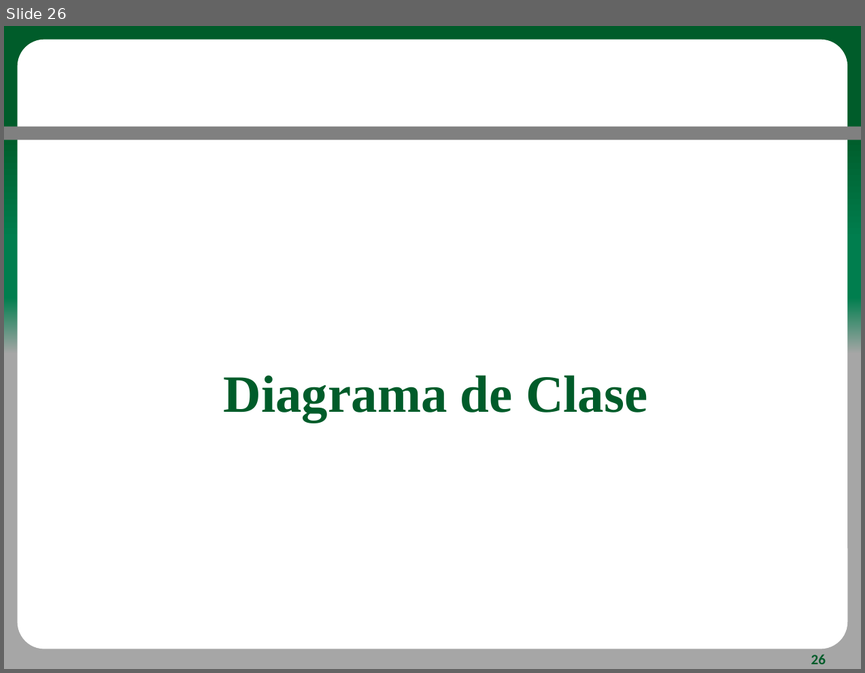
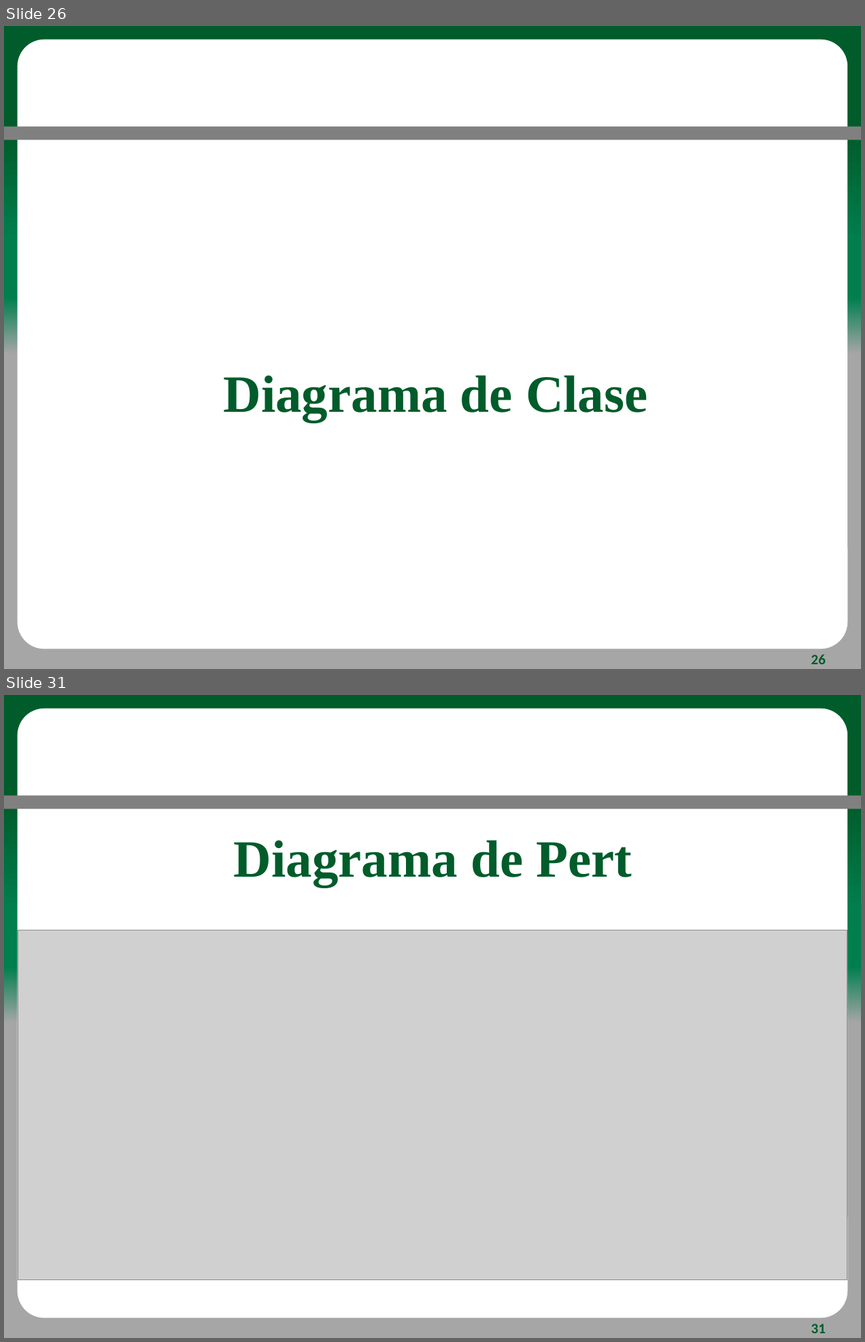
Before and after one commit to JDavidHR/Integrador, a slide deck: Documentos/Proyecto/Power_Point_Requerimientos.pptx. Shown one above the other, each under a label of ours: slide 26 before the commit, slides 26 and 31 after it; the slides between them are not shown. The pictures are 865x673 and 865x1342 pixels, drawn with LibreOffice and Linux fonts; fonts in the diff are those of the drawing; grey boxes stand for pictures; background and template pictures are left out. Boxes give left, top, right and bottom in pixels: in the first picture for what was removed or moved away, otherwise in the second. Text is boxed around its words. In the diff, an @@ line names an element or a change of style, - is before the commit and + after.

```diff
--- a/Documentos/Proyecto/Power_Point_Requerimientos.pptx
+++ b/Documentos/Proyecto/Power_Point_Requerimientos.pptx
@@ slide 31 added at (4,695,861,1338), background #FFFFFF; not listed: 10 template elements that a slide beside it also shows @@
@@ title added at (234,840,632,887), 44 pt, text #005C2A, bold @@
+Diagrama de Pert
@@ picture added at (18,930,847,1279) @@
@@ page number added at (811,1323,825,1333), 12 pt, text #005C2A, bold @@
+31
```
Also in this commit, not shown: 11 slides changed, 5 other slides added, 4 slides removed.
